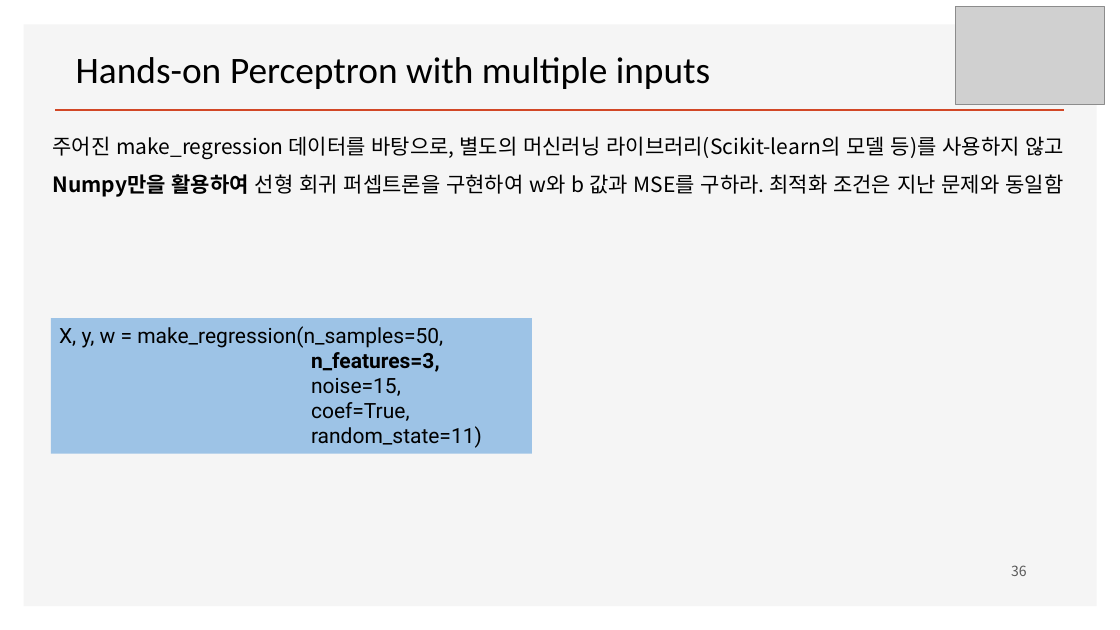
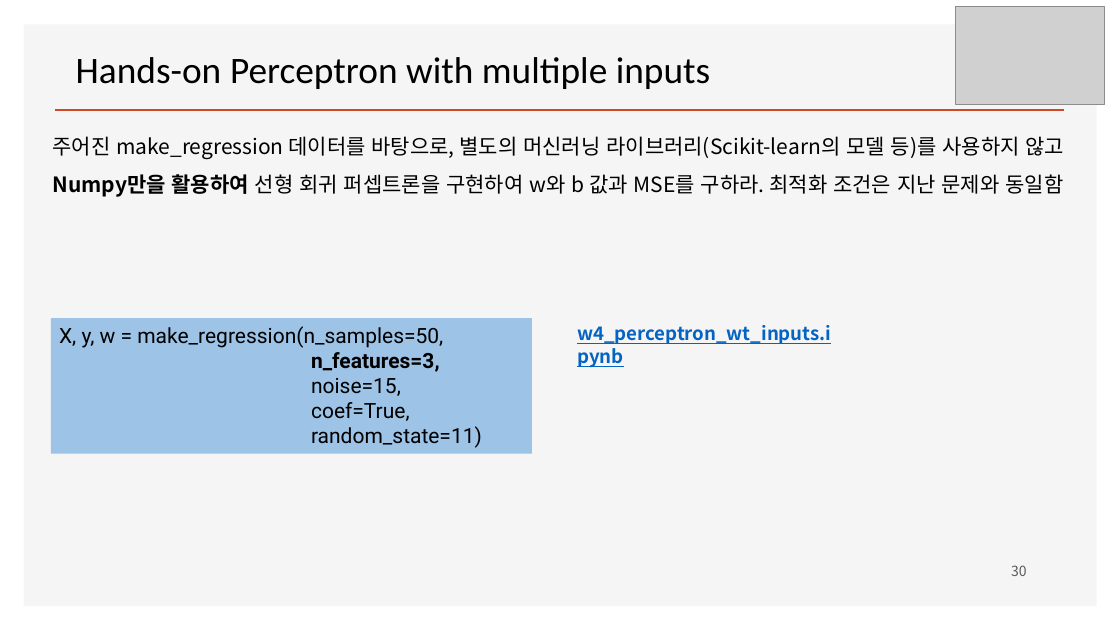
Before and after one commit to ancestor9/mathematics-for-machine-learning, a slide deck: slide 30 of w4_Perceptron_Regression.pptx (slide 36 before the commit). Drawn at 1120x630 pixels with LibreOffice and Linux fonts; fonts in the diff are those of the drawing; grey boxes stand for pictures; background and template pictures are left out. Boxes give left, top, right and bottom in pixels: in the first picture for what was removed or moved away, otherwise in the second. Text is boxed around its words. In the diff, an @@ line names an element or a change of style, - is before the commit and + after.

```diff
--- a/w4_Perceptron_Regression.pptx
+++ b/w4_Perceptron_Regression.pptx
@@ text added at (577, 325, 831, 344), 16 pt, text #0563C1, bold, underline @@
+w4_perceptron_wt_inputs.ipynb
@@ page number at (1011, 565, 1027, 576): text changed @@
-36
+30
```
Also in this commit, not shown: 13 other slides changed, 2 slides added, 22 slides removed.
